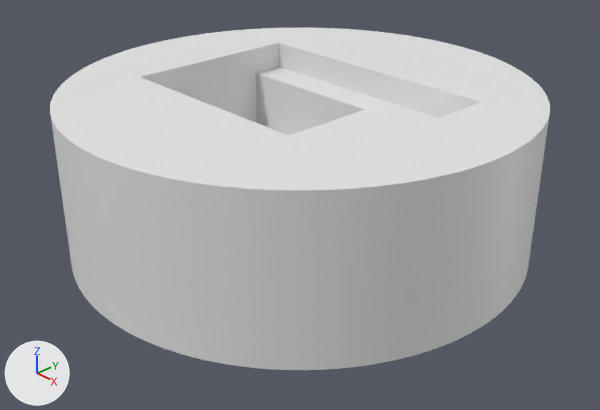
The Blender file lid/lid.blend as it was, and as the next commit left it.
Both versions are drawn from a 50 mm camera at (0.1206, -0.1135, 0.0712) aimed at (0.0024, -0.0023, -0.0084). The axes (+X, +Y, +Z) are drawn at lower left. The lights are the same throughout. The first picture is the older version.

Before the edit, the objects in view are built like this:
```python
me_cylinder_002 = bpy.data.meshes.new('Cylinder.002')
me_cylinder_002.from_pydata(...)  # a 512-sided cylinder along z spanning x -0.05..0.05, y -0.05..0.05, z -0.015..0.015; a 512-sided cylinder along z spanning x -0.045..0.045, y -0.045..0.045, z -0.0175..-0.0148
ob_cylinder = bpy.data.objects.new('Cylinder', me_cylinder_002)
ob_cylinder.location = (0.0, 0.0, 0.0)
ob_cylinder.scale = (1.0, 1.0, 1.13)
_m = ob_cylinder.modifiers.new('Boolean', 'BOOLEAN')
_m.object = ob_coreink
_m = ob_cylinder.modifiers.new('Boolean.001', 'BOOLEAN')
_m.object = ob_hub
_m.solver = 'MANIFOLD'
_m = ob_cylinder.modifiers.new('Boolean.002', 'BOOLEAN')
_m.object = ob_tof
_m.solver = 'MANIFOLD'
_m = ob_cylinder.modifiers.new('Boolean.003', 'BOOLEAN')
_m.object = ob_env
_m.solver = 'MANIFOLD'
_m = ob_cylinder.modifiers.new('Boolean.004', 'BOOLEAN')
_m.object = ob_cabling_env
_m.solver = 'MANIFOLD'
_m = ob_cylinder.modifiers.new('Boolean.005', 'BOOLEAN')
_m.object = ob_cabling_tof
_m.solver = 'MANIFOLD'
_m = ob_cylinder.modifiers.new('Boolean.006', 'BOOLEAN')
_m.object = ob_rim_cut
_m.solver = 'MANIFOLD'
```
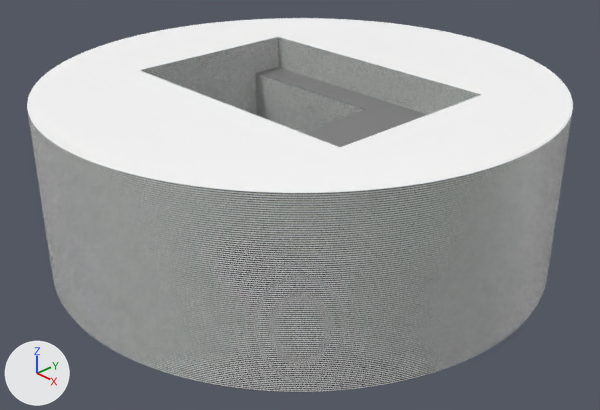
Pixel boxes [x1, y1, x2, y2] of what changed, in the pictures (600 x 410 px):
'Cylinder', reshaped, rescaled (9% wider, 9% taller)
    before: [50, 28, 550, 370]
    after: [27, 18, 573, 392]
part 2 of me_cylinder_002, recoloured
    before: [50, 28, 550, 370]
    after: [27, 18, 573, 392]

Patch to the scene script:
```diff
--- a/lid/lid.blend.py
+++ b/lid/lid.blend.py
@@ mat_material_001 @@
+mat_material_001 = bpy.data.materials.new('Material.001')
+mat_material_001.use_nodes = True; mat_material_001.node_tree.nodes.clear()
+_N = mat_material_001.node_tree.nodes; _L = mat_material_001.node_tree.links
+n0 = _N.new('ShaderNodeBsdfPrincipled'); n0.name = 'Principled BSDF'
+n1 = _N.new('ShaderNodeOutputMaterial'); n1.name = 'Material Output'
+n2 = _N.new('ShaderNodeTexWave'); n2.name = 'Wave Texture'
+n2.bands_direction = 'Z'
+n2.inputs[1].default_value = 30.0  # 'Scale'
+_L.new(n2.outputs[0], n0.inputs[0])  # 'Color' to 'Base Color'
+_L.new(n0.outputs[0], n1.inputs[0])  # 'BSDF' to 'Surface'
@@ me_cylinder_002 @@
 # used by ob_cylinder; location = (0.0, 0.0, 0.0); scale = (1.0, 1.0, 1.13)
-me_cylinder_002.from_pydata(...)  # 2048 vertices, 1028 faces; spans x -0.05..0.05, y -0.05..0.05, z -0.0175..0.015
+me_cylinder_002.from_pydata(...)  # 1024 vertices, 514 faces; spans x -0.05..0.05, y -0.05..0.05, z -0.015..0.015
+# me_cylinder_002 part 1: the loose piece of 1024 vertices spanning x -0.045..0.045, y -0.045..0.045, z -0.0175..-0.0148 is deleted
+# me_cylinder_002 part 2: 514 faces spanning x -0.05..0.05, y -0.05..0.05, z -0.015..0.015 switch from no material to mat_material_001
@@ ob_cylinder @@
 ob_cylinder.location = (0.0, 0.0, 0.0)
-ob_cylinder.scale = (1.0, 1.0, 1.13)
+ob_cylinder.scale = (1.08, 1.08, 1.23)
 _m = ob_cylinder.modifiers.new('Boolean', 'BOOLEAN')
```
